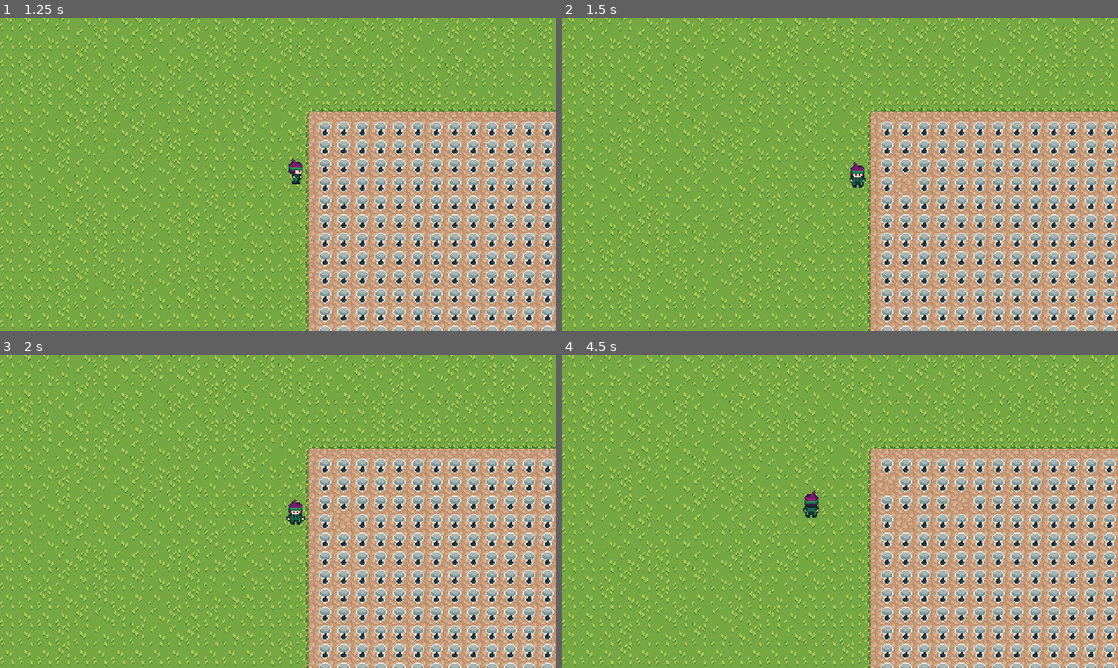
Above: before the commit, frames 1-4 (two rows, left to right).
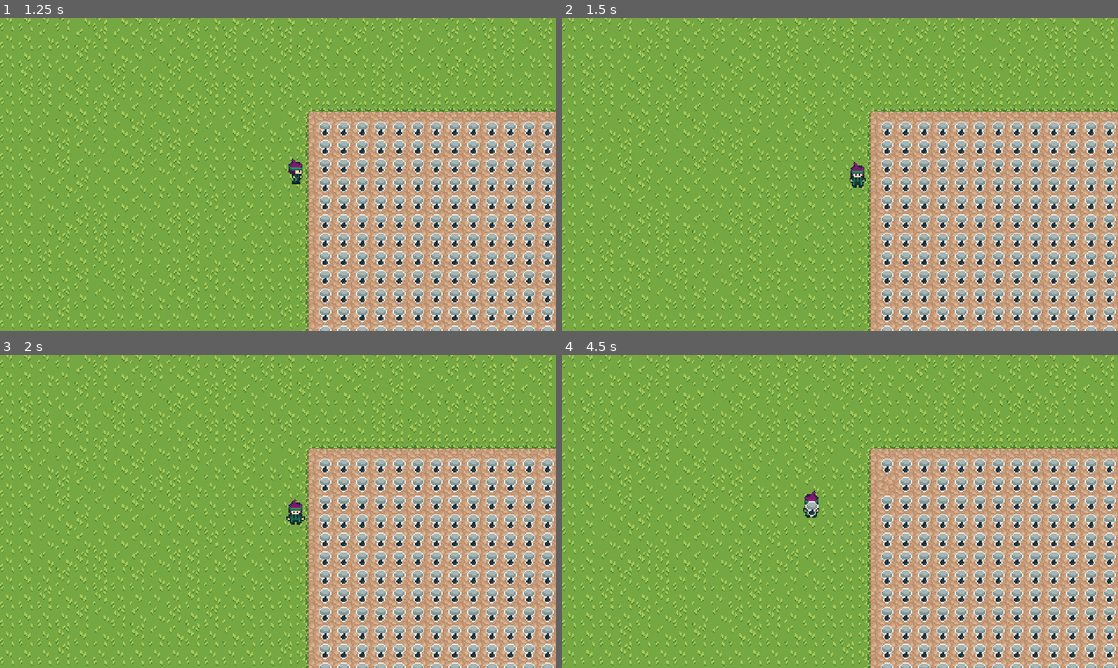
Above: after the commit, the same moments.

Repository: Jukaio/GGJ2024
Game: Godot game, scene res://scenes/EntryPoint.tscn
Two runs of this game, one before a commit and one after it. Both use one fixed random seed, a clock stepped at 60 frames per second and the inputs below.
Inputs:
- Up to frame 1 (1.25 s): tap Enter (Start) at 0.5, 0.6 s; hold D (right) from 0.53 s (still down)
- Up to frame 2 (1.5 s): tap Enter (Start) at 1.25 s; release D (right) at 1.28 s; hold S (down) from 1.28 s (still down); tap Space (interact) at 1.35 s
- Up to frame 3 (2 s): keep holding S (down)
- Up to frame 4 (4.5 s): release S (down) at 2.03 s; hold D (right) 2.03-2.78 s; tap Enter (Start) at 2.1, 2.75, 3.5, 3.6 s; hold W (up) 2.78-3.53 s; tap Space (interact) at 2.85, 4.35 s; hold A (left) from 3.53 s (still down)

Frame 1 is identical in both runs. In frame 2, less than 0.1% of the frame differs, in the area x 60-63%, y 50-56%; in frame 3, less than 0.1%; in frame 4, 0.2%, in the area x 43-73%, y 44-56%.

Commit message:
added connection

Diff:
--- a/prefabs/PlayerCharacter.tscn
+++ b/prefabs/PlayerCharacter.tscn
@@ -38,4 +38,5 @@
 
 [node name="MushroomSprite" parent="PickingUpSprite" instance=ExtResource("5_r4y1g")]
 
+[connection signal="plant_picked_up" from="HoeTool" to="." method="_on_hoe_tool_plant_picked_up"]
 [connection signal="area_shape_entered" from="Area2D" to="." method="_on_area_2d_area_shape_entered"]
--- a/scripts/CropsGrid.gd
+++ b/scripts/CropsGrid.gd
@@ -21,7 +21,7 @@
 	plant_data[row][col].visible = true
 
 func get_plant_at_position(vec: Vector2):
-	var gx = ((int)(vec.x)) / WidthPixels
+	var gx = (((int)(vec.x)) / WidthPixels) * -1
 	var gy = (((int)(vec.y)) / HeightPixels) * -1
 
 	print("grid_pos: " + str(gx) + ", " + str(gy))
